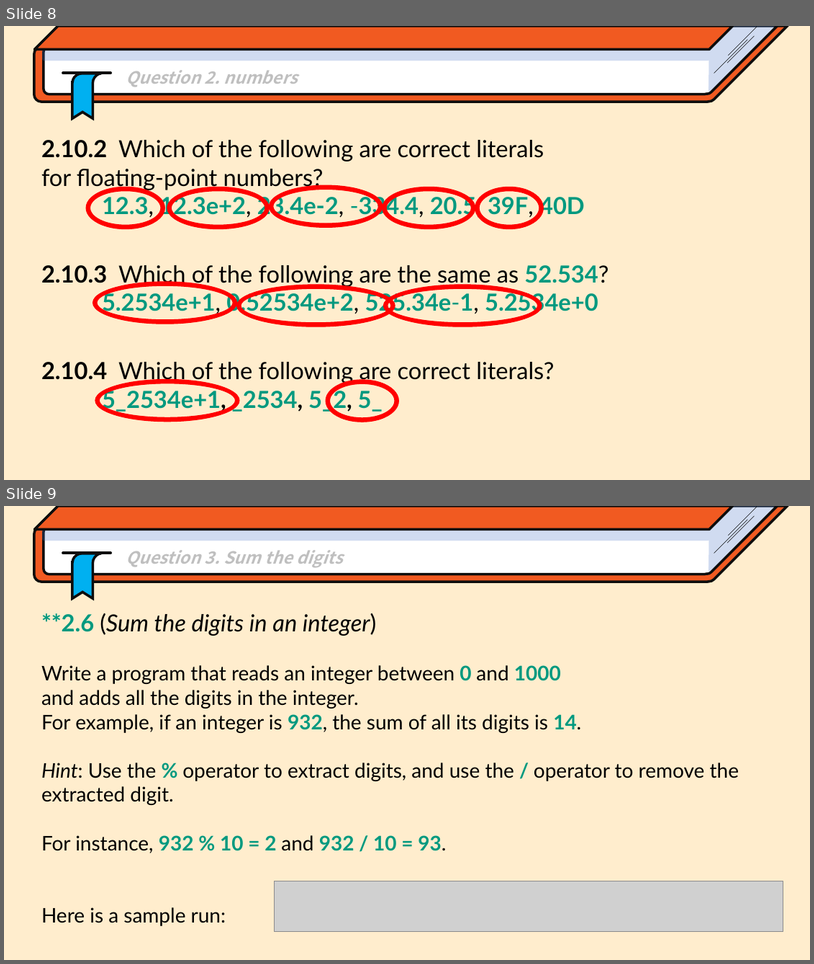
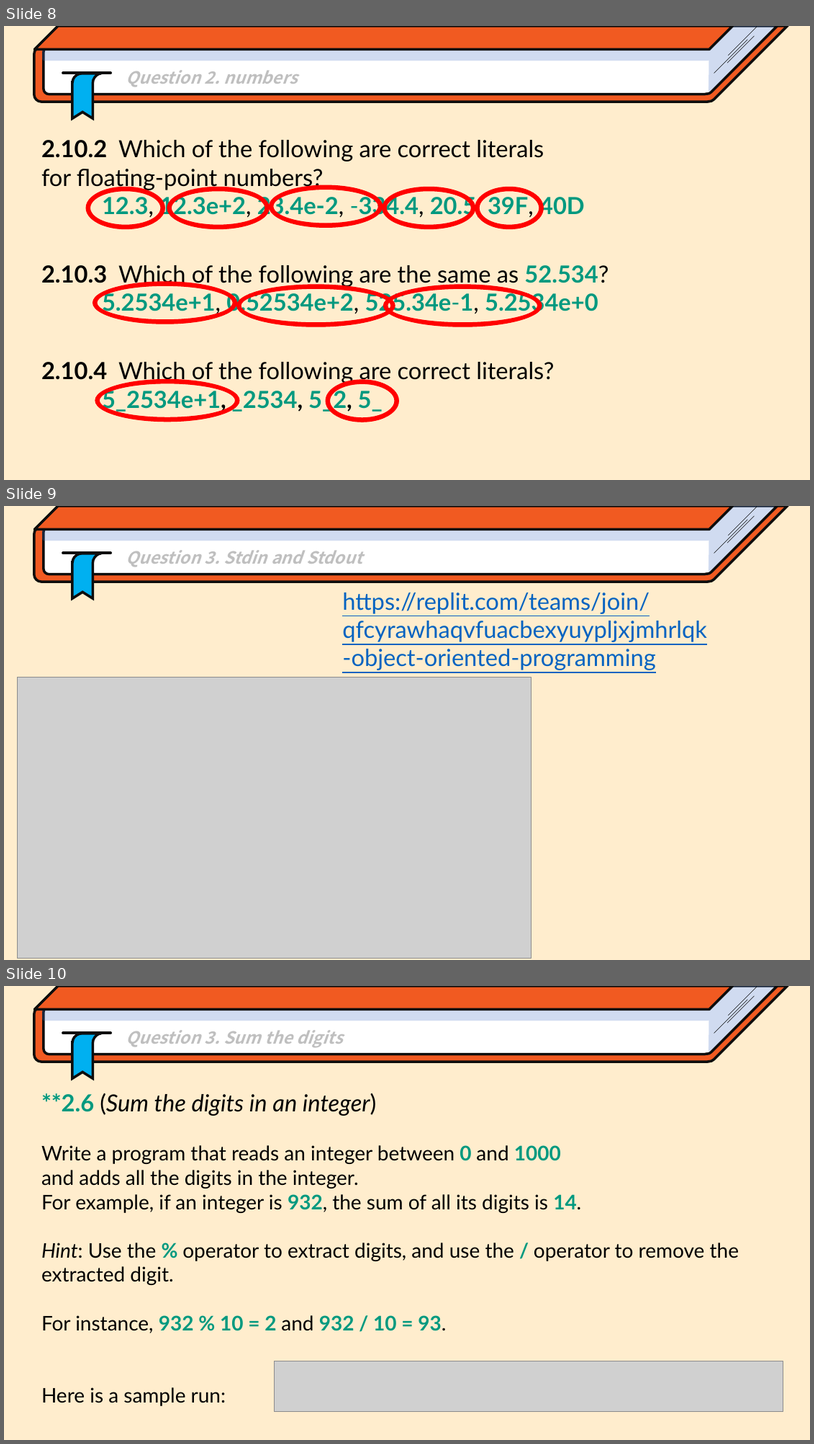
Before and after one commit to Park-Minjoo/ObjectOrientedProgramming_2023_JIU, a slide deck: Practice/Chap2/Problems/Chap2_Questions.pptx. Shown one above the other, each under a label of ours: slides 8 and 9 before the commit, slides 8, 9 and 10 after it. The pictures are 814x964 and 814x1444 pixels, drawn with LibreOffice and Linux fonts; fonts in the diff are those of the drawing; grey boxes stand for pictures. Boxes give left, top, right and bottom in pixels: in the first picture for what was removed or moved away, otherwise in the second. Text is boxed around its words. In the diff, an @@ line names an element or a change of style, - is before the commit and + after.

Commit message:
[UPDATE] presentation

```diff
--- a/Practice/Chap2/Problems/Chap2_Questions.pptx
+++ b/Practice/Chap2/Problems/Chap2_Questions.pptx
@@ slide 9 added at (4,506,810,960), background #FFEDCD @@
@@ group added at (34,506,788,598): 4 freeform shapes, 4 lines, 1 parallelogram @@
@@ text added at (126,550,363,567), 20 pt, text #BFBFBF, bold, italic @@
+  Question 3. Stdin and Stdout
@@ text added at (342,592,707,670), 28 pt, text #0563C1, underline @@
+https://replit.com/teams/join/
+qfcyrawhaqvfuacbexyuypljxjmhrlqk
+-object-oriented-programming
@@ picture added at (17,677,532,958) @@
@@ what was slide 9 is now slide 10 @@
```
Also in this commit, not shown: 2 other files.
